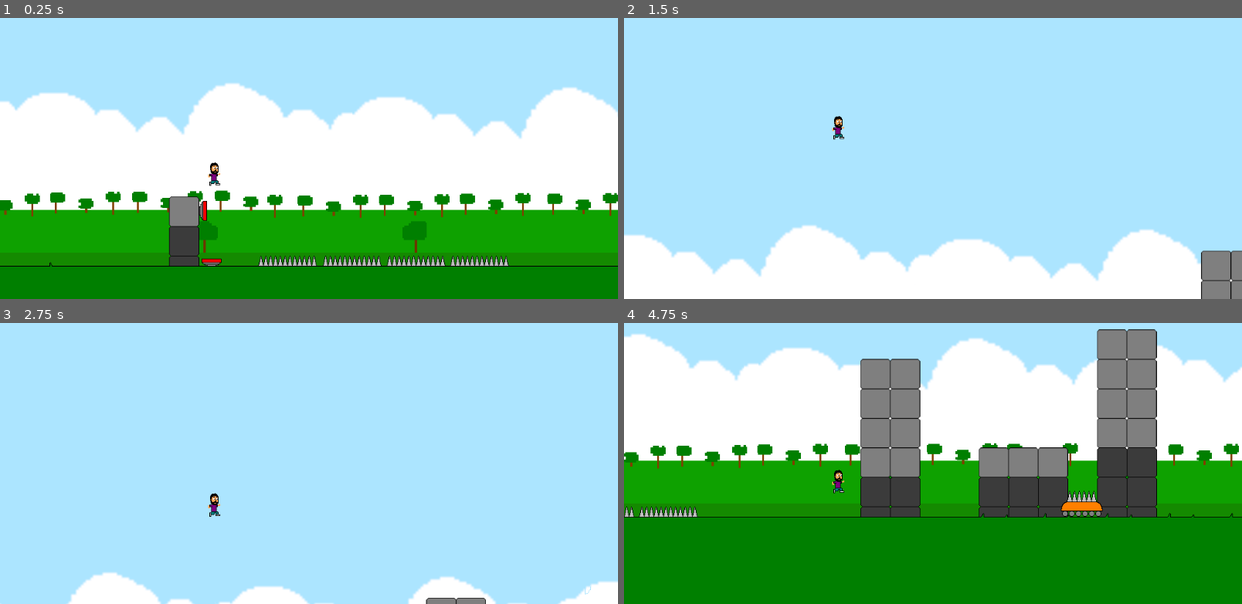
Above: before the commit, frames 1-4 (two rows, left to right).
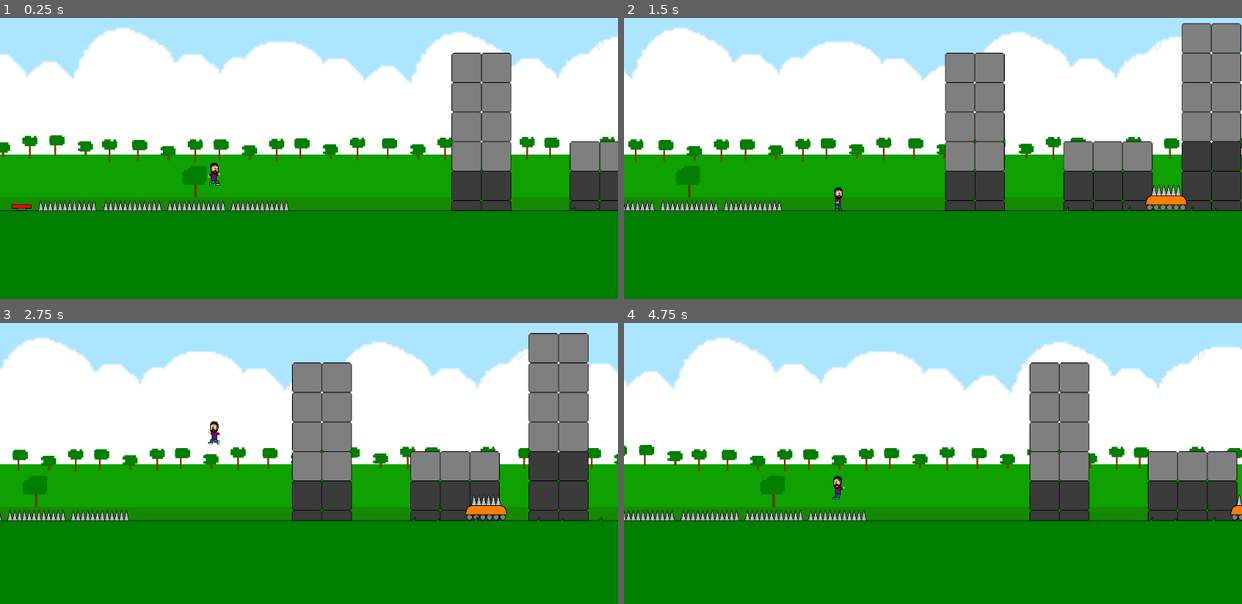
Above: after the commit, the same moments.

Repository: Guilherme-Calland/super_mega_guacamole
Game: Godot game, scene res://Scenes/Levels/Level 1.tscn
Same seed, same stepped clock (60 frames per second), same inputs: the game is played once before the commit and once after it.
Inputs:
- Up to frame 1 (0.25 s): no input
- Up to frame 2 (1.5 s): hold Space (jump) 0.53-1.28 s; hold D (right) from 0.53 s (still down); tap Shift (grab) at 1.35 s
- Up to frame 3 (2.75 s): tap Space (jump) at 1.52, 1.55, 1.82 s; release D (right) at 2.03 s; hold A (left) from 2.03 s (still down); hold Space (jump) from 2.03 s (still down)
- Up to frame 4 (4.75 s): release A (left) at 2.78 s; release Space (jump) at 2.78 s; hold D (right) 2.78-4.28 s; tap Shift (grab) at 2.85, 4.35 s; tap Space (jump) at 3.02, 3.05, 3.32, 4.52, 4.55 s; hold Space (jump) 3.53-4.28 s; hold A (left) from 4.28 s (still down)

The runs differ from the first frame. In frame 1, 58% of the frame differs, in the area x 0-100%, y 3-89%; in frame 2, 89%, in the area x 0-100%, y 1-100%; in frame 3, 88%; in frame 4, 33%.

Commit message:
fixing spike bug

Diff:
--- a/Scenes/Levels/Level 1.tscn
+++ b/Scenes/Levels/Level 1.tscn
@@ -14,7 +14,7 @@
 [node name="Level 1" type="Node2D"]
 
 [node name="Player" parent="." instance=ExtResource( 6 )]
-position = Vector2( 6396.23, -152.524 )
+position = Vector2( 6760.9, -60.6322 )
 z_index = 100
 gravity = 10
 
@@ -128,19 +128,20 @@
 position = Vector2( 2401.17, 7.65508 )
 
 [node name="JumpPad" parent="." instance=ExtResource( 9 )]
-position = Vector2( 5527.73, 12.4914 )
+position = Vector2( 5527.73, 10.4774 )
 z_index = 11
+boostForce = Vector2( 200, -695 )
 
 [node name="JumpPad2" parent="." instance=ExtResource( 9 )]
-position = Vector2( 6391.61, 11.3169 )
+position = Vector2( 6441.07, 11.3169 )
 z_index = 11
-boostForce = 800
+boostForce = Vector2( -200, -500 )
 
 [node name="JumpPad3" parent="." instance=ExtResource( 9 )]
 position = Vector2( 6377.62, -74.5261 )
 rotation = 1.5708
 z_index = 11
-boostForce = 800
+boostForce = Vector2( 450, -300 )
 
 [node name="LargeSpikeGroup1" type="Node2D" parent="."]
 
--- a/Scenes/Objects/JumpPad.gd
+++ b/Scenes/Objects/JumpPad.gd
@@ -1,6 +1,6 @@
 extends Area2D
 
-export var boostForce = 650
+export var boostForce = Vector2(0,0)
 
 func _on_JumpPad_body_entered(body):
 	$JumpPadSprite.play("boost")
--- a/Scenes/Objects/JumpPad.tscn
+++ b/Scenes/Objects/JumpPad.tscn
@@ -27,7 +27,6 @@
 [node name="JumpPadSprite" type="AnimatedSprite" parent="."]
 frames = SubResource( 1 )
 animation = "idle"
-frame = 1
 speed_scale = 0.5
 playing = true
 
--- a/Scripts/Animations.gd
+++ b/Scripts/Animations.gd
@@ -17,12 +17,10 @@
 		if jump:
 			sprite.play("jump")
 
-	if isOnWall and hurtAnimation:
-		hurtAnimation = false
-		sprite.flip_h = not sprite.flip_h
-
 	if (isOnFloor or isOnWall) and hurtAnimation:
 		hurtAnimation = false
+		if isOnWall:
+			sprite.flip_h = not sprite.flip_h
 
 	if not isOnFloor:
 		sprite.play("jump")
@@ -35,12 +33,7 @@
 			sprite.play("grab")
 
 	if hurtAnimation:
-		print(direction)
 		sprite.play("hurt")
-		if direction == "right":
-			sprite.flip_h = true
-		elif direction == "left":
-			sprite.flip_h = false
 
 	var animationBundle = {
 		"hurtAnimation" : hurtAnimation
--- a/Scripts/Movement.gd
+++ b/Scripts/Movement.gd
@@ -53,15 +53,15 @@
 	if isOnFloor:
 		wallCollisionDirection = "none"
 
-	if hurtMovement:
-		motion.y = -jumpSpeed/2
-		if direction == "right":
-			motion.x = -speed
-			direction = "left"
-		elif direction == "left":
-			motion.x = speed
-			direction = "right"
-		hurtMovement = false
+#	if hurtMovement:
+#		motion.y = -jumpSpeed/2
+#		if direction == "right":
+#			motion.x = -speed
+#			direction ="left"
+#		elif direction == "left":
+#			motion.x = speed
+#			direction = "right"
+#		hurtMovement = false
 
 	motionBundle = {
 		"motion" : motion,
--- a/Scripts/Player.gd
+++ b/Scripts/Player.gd
@@ -24,7 +24,6 @@
 	# once move_and slide is called this changes the
 	# is_on_wall() and is_on_ceiling()
 	move_and_slide(motion, u.UP)
-	var direction = u.motionBundle["direction"]
 	var wallCollisionDirection = u.motionBundle["wallCollisionDirection"]
 	u.motionBundle = u.movement.move(
 		speed,
@@ -51,19 +50,25 @@
 		u.inputBundle
 		)
 
-func hurt():
-	u.motionBundle["hurtMovement"] = true
+func hurt(throwDirection):
+	var direction
+	if throwDirection.x > 0:
+		direction = "right"
+	else:
+		direction = "left"
+
+	u.motionBundle["motion"] = throwDirection
+	u.motionBundle["direction"] = direction
 	u.animationBundle["hurtAnimation"] = true
 
 func boost(boostForce):
-	var direction = u.motionBundle["direction"]
-	var motion = Vector2(0,0)
-	if direction == "right":
-		motion.x = speed
-	elif direction == "left":
-		motion.x = -speed
-	motion.y = -boostForce
-	u.motionBundle["motion"] = motion
+	var direction
+	u.motionBundle["motion"] = boostForce
+	if boostForce.x > 0:
+		direction = "right"
+	else:
+		direction = "left"
+	u.motionBundle["direction"] = direction
 
 func isOnFloor(motion):
 	var isOnFloor = is_on_floor()
--- a/Scripts/Spike.gd
+++ b/Scripts/Spike.gd
@@ -1,8 +1,10 @@
 extends Area2D
+
+export var direction = Vector2(200, -150)
 
 func _on_Spike_body_entered(body):
 	if collides_with_player(body):
-		body.hurt()
+		body.hurt(direction)
 
 func collides_with_terrain(body):
 	return body.get_collision_layer() == 2
Renamed: Scripts/movingSpikes.gd -> Scripts/MovingSpikes.gd
